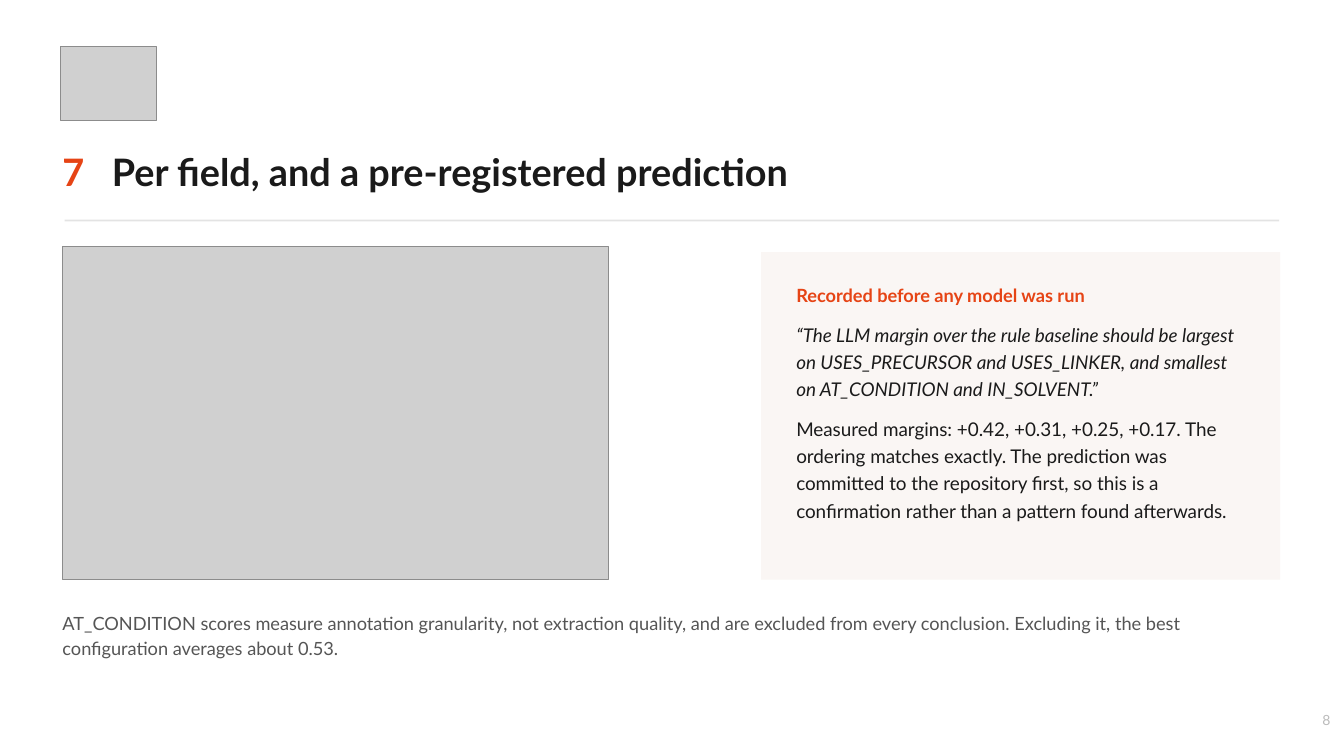
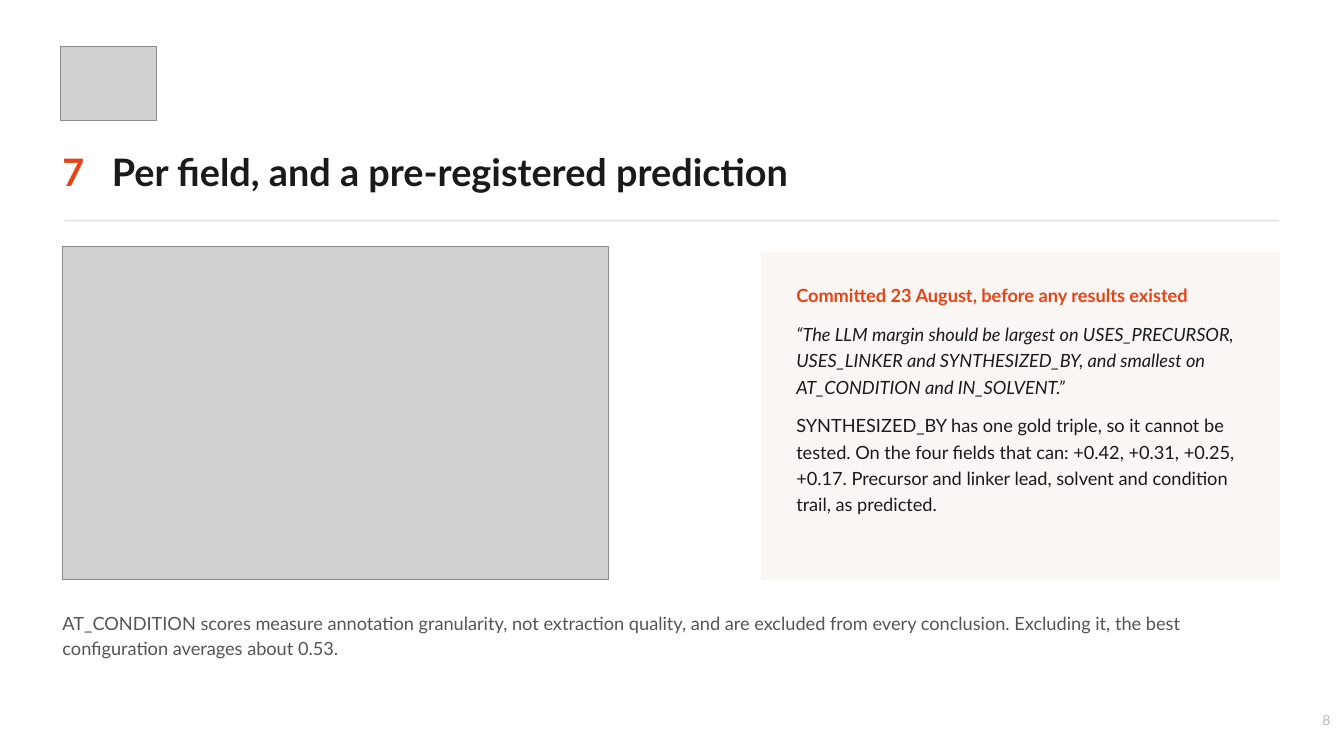
Before and after one commit to vivekdhakasd12/mof-synthesis-knowledge-graph, a slide deck: slide 8 of presentation/Case_Study_2_Final_Presentation.pptx. Drawn at 1344x756 pixels with LibreOffice and Linux fonts; fonts in the diff are those of the drawing; grey boxes stand for pictures. Boxes give left, top, right and bottom in pixels: in the first picture for what was removed or moved away, otherwise in the second. Text is boxed around its words. In the diff, an @@ line names an element or a change of style, - is before the commit and + after.

```diff
--- a/presentation/Case_Study_2_Final_Presentation.pptx
+++ b/presentation/Case_Study_2_Final_Presentation.pptx
@@ text at (x1=796, y1=288, x2=1235, y2=514): text changed; size 13.5 to 13 pt @@
-Recorded before any model was run
-“The LLM margin over the rule baseline should be largest on USES_PRECURSOR and USES_LINKER, and smallest on AT_CONDITION and IN_SOLVENT.”
-Measured margins: +0.42, +0.31, +0.25, +0.17. The ordering matches exactly. The prediction was committed to the repository first, so this is a confirmation rather than a pattern found afterwards.
+Committed 23 August, before any results existed
+“The LLM margin should be largest on USES_PRECURSOR, USES_LINKER and SYNTHESIZED_BY, and smallest on AT_CONDITION and IN_SOLVENT.”
+SYNTHESIZED_BY has one gold triple, so it cannot be tested. On the four fields that can: +0.42, +0.31, +0.25, +0.17. Precursor and linker lead, solvent and condition trail, as predicted.
```
Also in this commit, not shown: 2 other slides changed, 3 other files.
